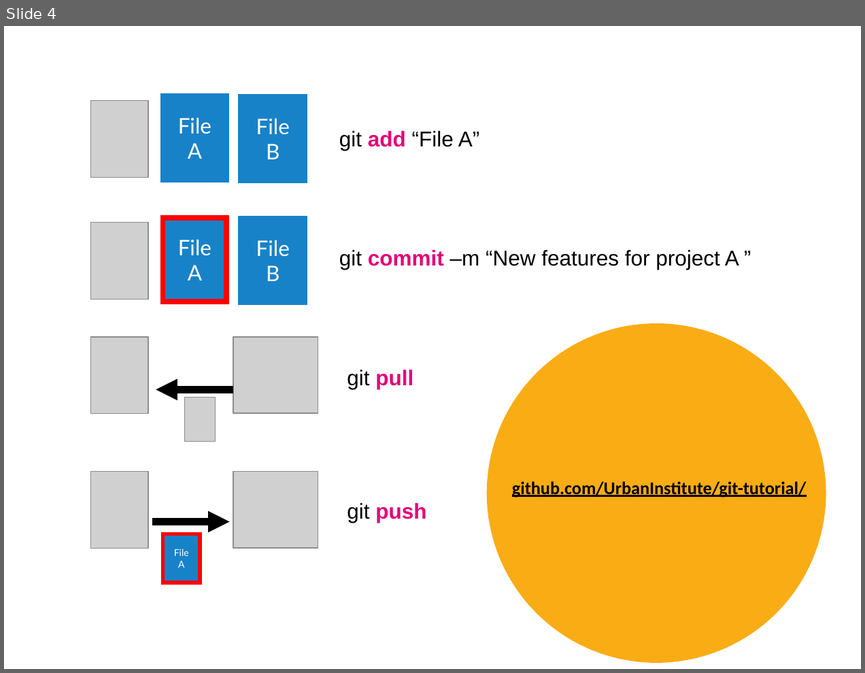
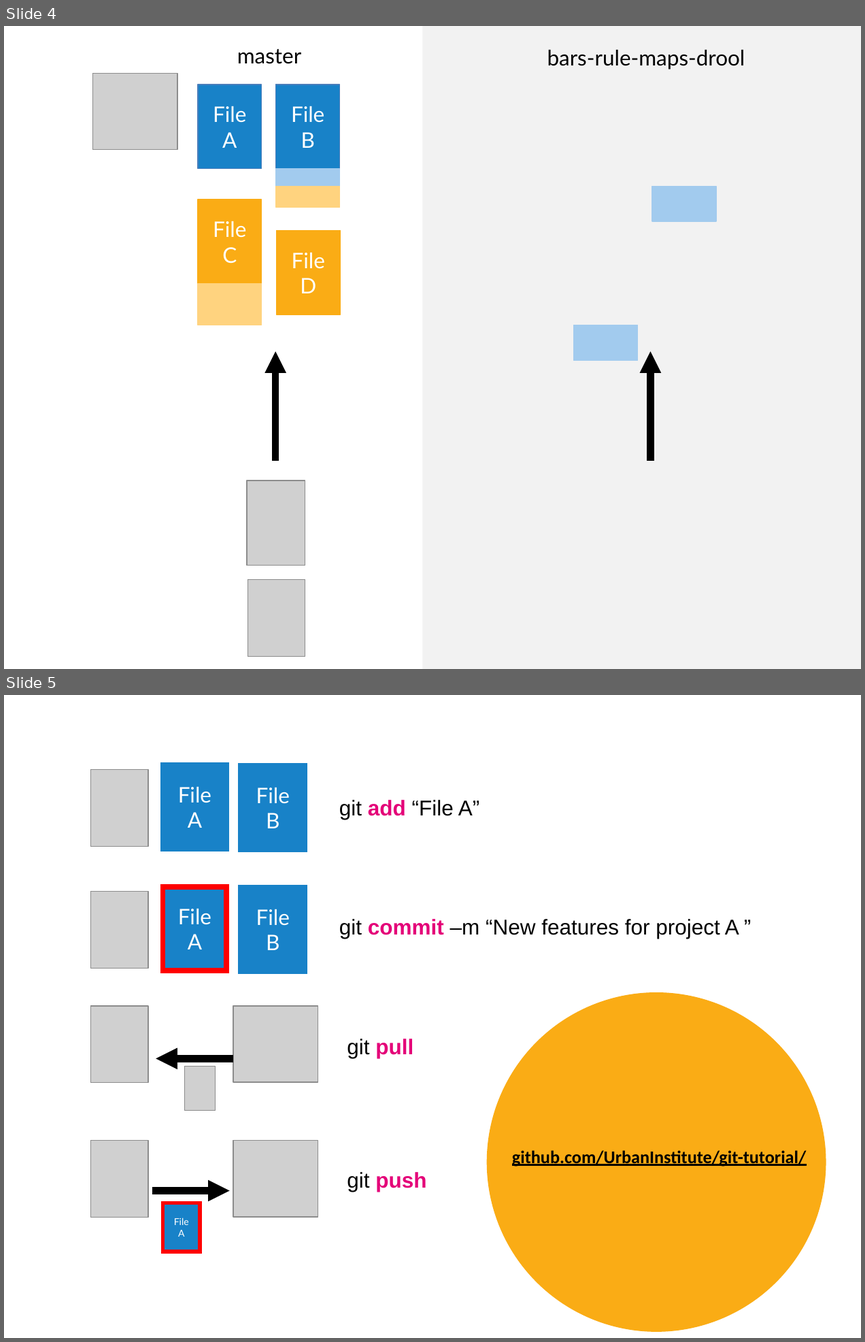
Before and after one commit to UrbanInstitute/git-tutorial, a slide deck: workshop/git_presentation.pptx. Shown one above the other, each under a label of ours: slide 4 before the commit, slides 4 and 5 after it. The pictures are 865x673 and 865x1342 pixels, drawn with LibreOffice and Linux fonts; fonts in the diff are those of the drawing; grey boxes stand for pictures. Boxes give left, top, right and bottom in pixels: in the first picture for what was removed or moved away, otherwise in the second. Text is boxed around its words. In the diff, an @@ line names an element or a change of style, - is before the commit and + after.

```diff
--- a/workshop/git_presentation.pptx
+++ b/workshop/git_presentation.pptx
@@ slide 4 added at (4, 26, 861, 669), background #FFFFFF @@
@@ rectangle added at (422, 26, 861, 669), fill #F2F2F2 @@
@@ text added at (237, 49, 301, 64), 18 pt, text #000000 @@
+master
@@ text added at (547, 49, 745, 70), 18 pt, text #000000 @@
+bars-rule-maps-drool
@@ picture added at (92, 73, 177, 149) @@
@@ rectangle added at (198, 84, 262, 168), fill #1882C8, outline #4B7EBC 0.75 pt, 18 pt, text #FFFFFF @@
+File A
@@ rectangle added at (275, 84, 340, 168), fill #1882C8, outline #4B7EBC 0.75 pt, 18 pt, text #FFFFFF @@
+File B
@@ rectangle added at (275, 168, 340, 186), fill #A2CBEE, outline #A2CBEE 0.75 pt @@
@@ rectangle added at (275, 186, 340, 208), fill #FFD37F, outline #FFD37F 0.75 pt @@
@@ rectangle added at (652, 186, 716, 221), fill #A2CBEE, outline #A2CBEE 0.75 pt @@
@@ rectangle added at (198, 199, 262, 283), fill #FAAC15, outline #FAAC15 0.75 pt, 18 pt, text #FFFFFF @@
+File C
@@ rectangle added at (277, 231, 341, 315), fill #FAAC15, outline #FAAC15 0.75 pt, 18 pt, text #FFFFFF @@
+File D
@@ rectangle added at (198, 284, 262, 325), fill #FFD37F, outline #FFD37F 0.75 pt @@
@@ rectangle added at (574, 325, 638, 360), fill #A2CBEE, outline #A2CBEE 0.75 pt @@
@@ arrow added from (275, 457) to (275, 352), #000000 6 pt @@
@@ arrow added from (650, 457) to (650, 352), #000000 6 pt @@
@@ picture added at (247, 480, 305, 565) @@
@@ picture added at (247, 580, 305, 656) @@
@@ what was slide 4 is now slide 5 @@
```
Also in this commit, not shown: 2 slides changed.
